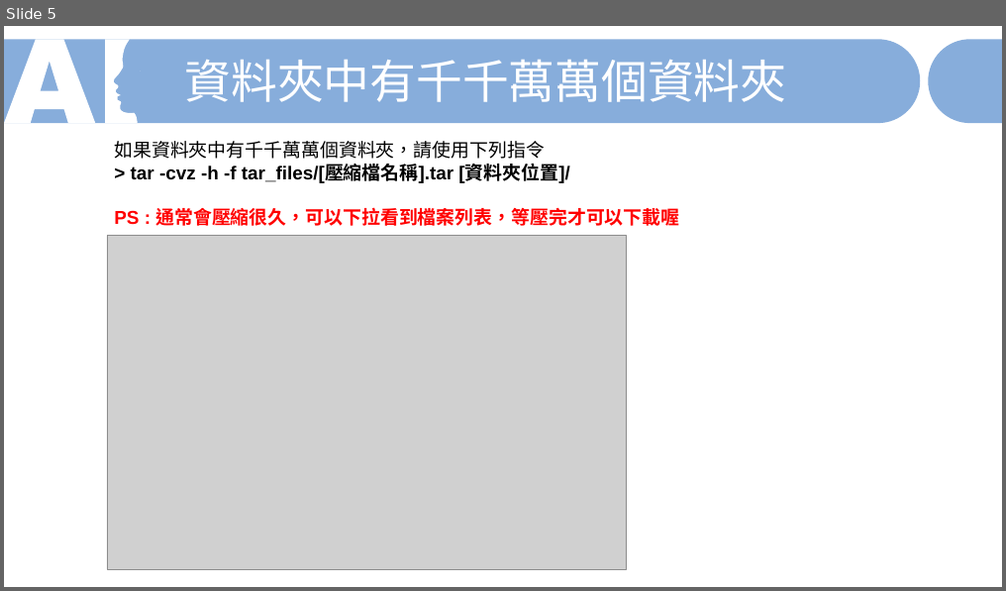
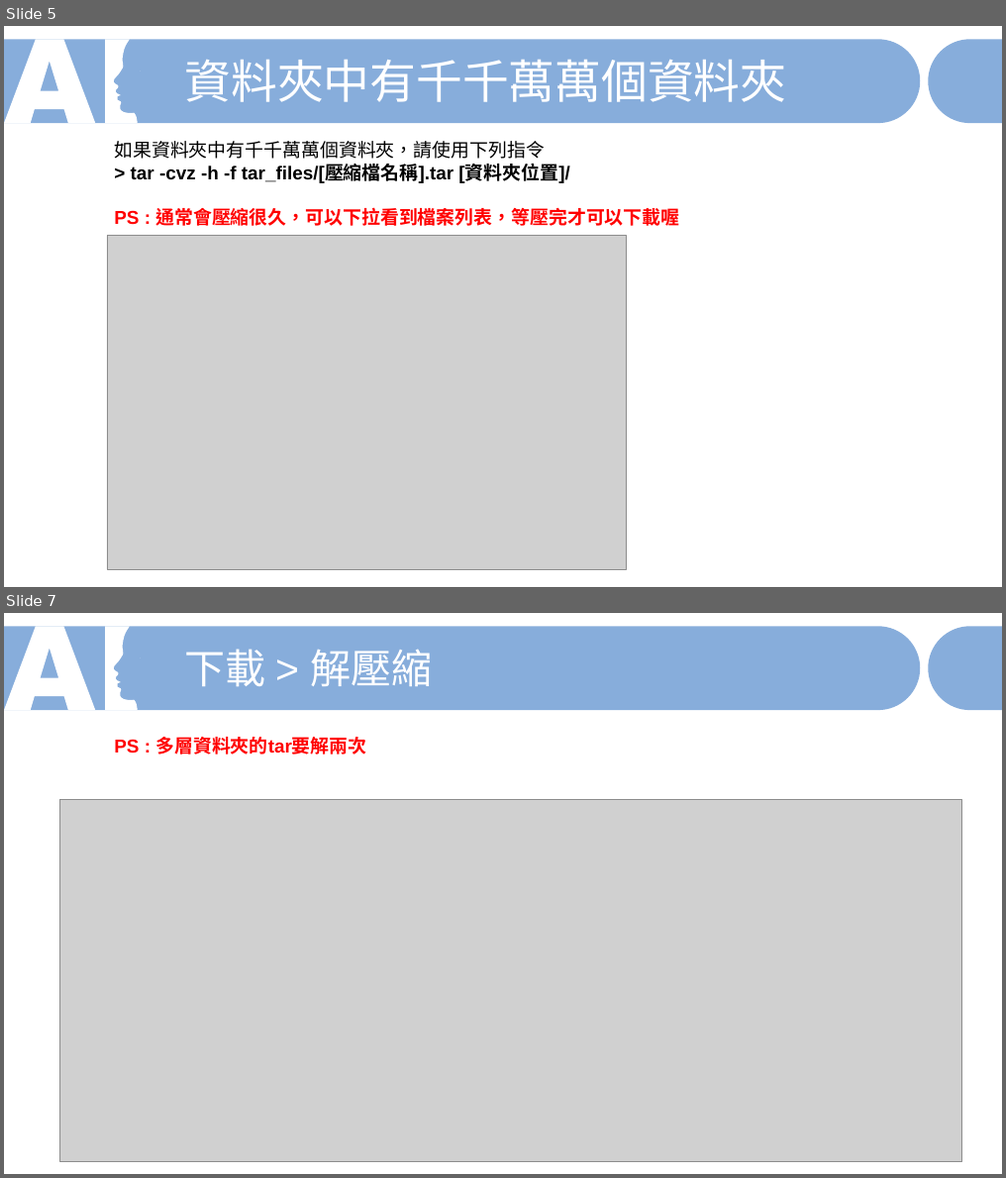
Before and after one commit to MarkChengGG/AIA, a slide deck: How to tar files from AIA JupterLab.pptx. Shown one above the other, each under a label of ours: slide 5 before the commit, slides 5 and 7 after it; the slides between them are not shown. The pictures are 1006x591 and 1006x1178 pixels, drawn with LibreOffice and Linux fonts; fonts in the diff are those of the drawing; grey boxes stand for pictures. Boxes give left, top, right and bottom in pixels: in the first picture for what was removed or moved away, otherwise in the second. Text is boxed around its words. In the diff, an @@ line names an element or a change of style, - is before the commit and + after.

Commit message:
Update How to tar files from AIA JupterLab.pptx
11/16

```diff
--- a/How to tar files from AIA JupterLab.pptx
+++ b/How to tar files from AIA JupterLab.pptx
@@ slide 7 added at (x1=4, y1=613, x2=1002, y2=1174), background #FFFFFF; not listed: 3 template elements that a slide beside it also shows @@
@@ text added at (x1=185, y1=649, x2=433, y2=686), 39.1 pt, text #FFFFFF @@
+下載 > 解壓縮
@@ text added at (x1=114, y1=737, x2=366, y2=755), 18 pt, text #FF0000, bold @@
+PS : 多層資料夾的tar要解兩次
@@ picture added at (x1=60, y1=799, x2=962, y2=1161) @@
```
